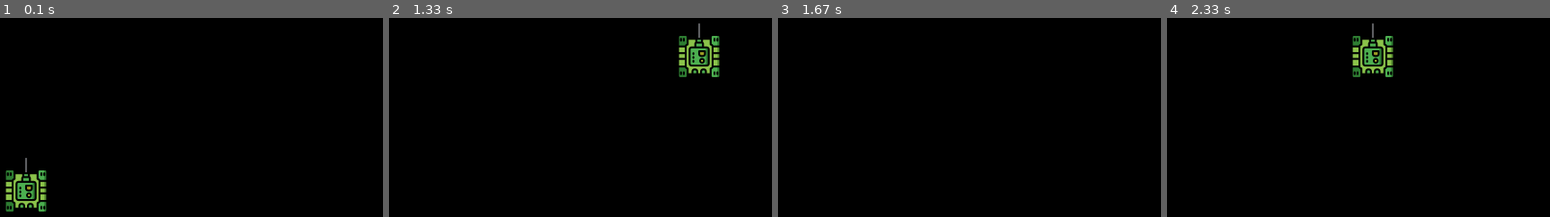
Above: before the commit, frames 1-4 (left to right).
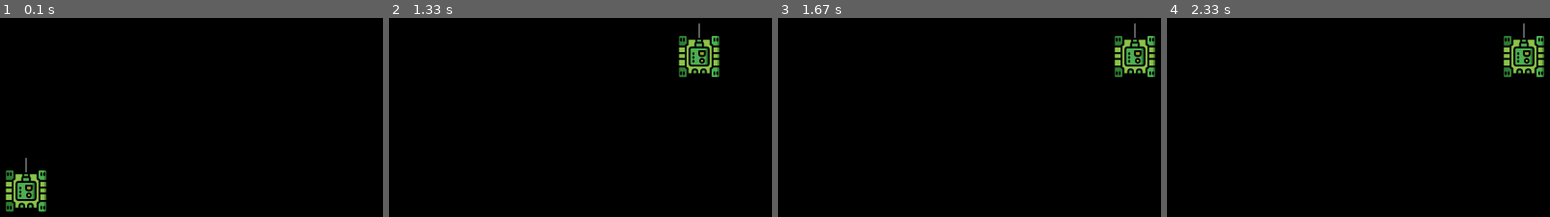
Above: after the commit, the same moments.

Repository: ManiKzm/Game
Game: pygame game, started from pygamefile.py
The game is run twice, just before and just after one commit, with the same random seed, the same clock (stepped at 60 frames per second) and the same inputs.
Inputs:
- Up to frame 1 (0.1 s): no input
- Up to frame 2 (1.33 s): hold Right 0.33-0.8 s; hold Up 0.83-1.13 s; hold Right from 1.17 s (still down)
- Up to frame 3 (1.67 s): release Right at 1.63 s
- Up to frame 4 (2.33 s): hold Left 1.67-2.2 s

Frames 1-2 are identical in both runs. In frame 3, 1.5% of the frame differs, in the area x 87-99%, y 2-30%; in frame 4, 2.9%, in the area x 48-99%, y 2-30%.

Commit message:
changed "and" parts

Diff:
--- a/pygamefile.py
+++ b/pygamefile.py
@@ -29,9 +29,9 @@
         if event.type == pygame.QUIT:
             running = False
         elif event.type == pygame.KEYDOWN:
-            if event.key == pygame.K_RIGHT and tank1X <= 736:
+            if event.key == pygame.K_RIGHT:
                 tank1Xchange = 0.5
-            elif event.key == pygame.K_LEFT and tank1X >= 0:
+            elif event.key == pygame.K_LEFT:
                 tank1Xchange = -0.5
             if event.key == pygame.K_UP:
                 tank1Ychange = -0.5
@@ -41,8 +41,9 @@
             if event.key == pygame.K_LEFT or event.key == pygame.K_RIGHT or event.key == pygame.K_DOWN or event.key == pygame.K_UP:
                 tank1Xchange = 0
                 tank1Ychange = 0
-    tank1X += tank1Xchange
-    tank1Y += tank1Ychange
+    if not ((tank1X < 0 and tank1Xchange < 0) or (tank1X > 736 and tank1X > 0)):
+        tank1X += tank1Xchange
+        tank1Y += tank1Ychange
     place_tank1(tank1X, tank1Y)
     pygame.display.update()
     time.sleep(0.001)
